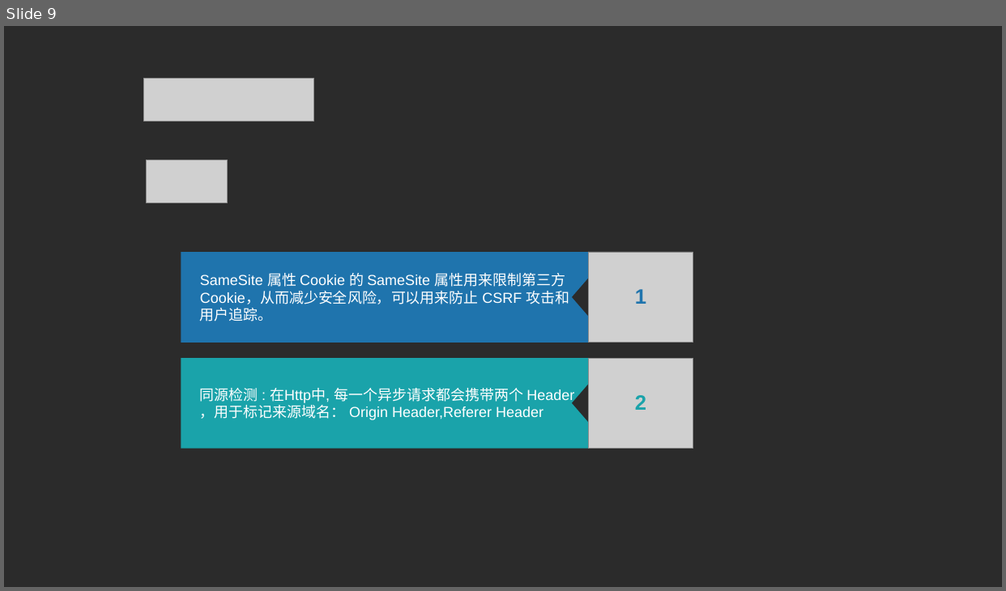
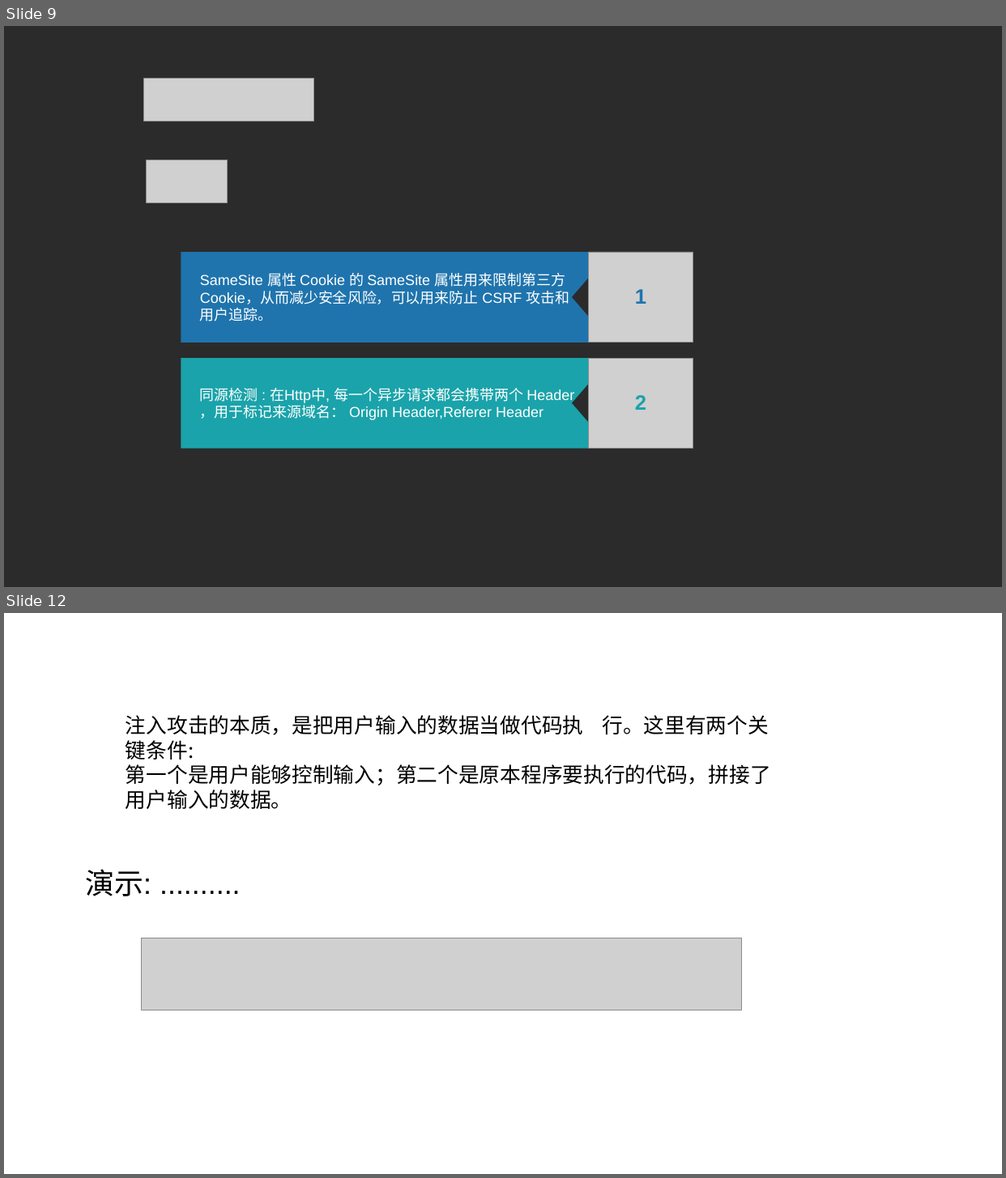
Before and after one commit to bigfairy-Jing/share-network-security, a slide deck: WebSecurity.ppt. Shown one above the other, each under a label of ours: slide 9 before the commit, slides 9 and 12 after it; the slides between them are not shown. The pictures are 1006x591 and 1006x1178 pixels, drawn with LibreOffice and Linux fonts; fonts in the diff are those of the drawing; grey boxes stand for pictures; background and template pictures are left out; a plain dark background stands for a picture behind light text. Boxes give left, top, right and bottom in pixels: in the first picture for what was removed or moved away, otherwise in the second. Text is boxed around its words. In the diff, an @@ line names an element or a change of style, - is before the commit and + after.

```diff
--- a/WebSecurity.ppt
+++ b/WebSecurity.ppt
@@ slide 12 added at box(4, 613, 1002, 1174), background picture (left out) @@
@@ text added at box(72, 656, 265, 708), 36 pt, text #FFFFFF @@
+SQL注入:
@@ text added at box(126, 715, 771, 809), 20 pt, text #000000 @@
+注入攻击的本质，是把用户输入的数据当做代码执 行。这里有两个关键条件:
+第一个是用户能够控制输入；第二个是原本程序要执行的代码，拼接了用户输入的数据。
@@ text added at box(85, 869, 151, 897), 28 pt, text #000000 @@
+演示: ..........
@@ picture added at box(141, 938, 741, 1010) @@
```
Also in this commit, not shown: 4 slides changed, 10 other slides added, 6 slides removed, 2 other files.
